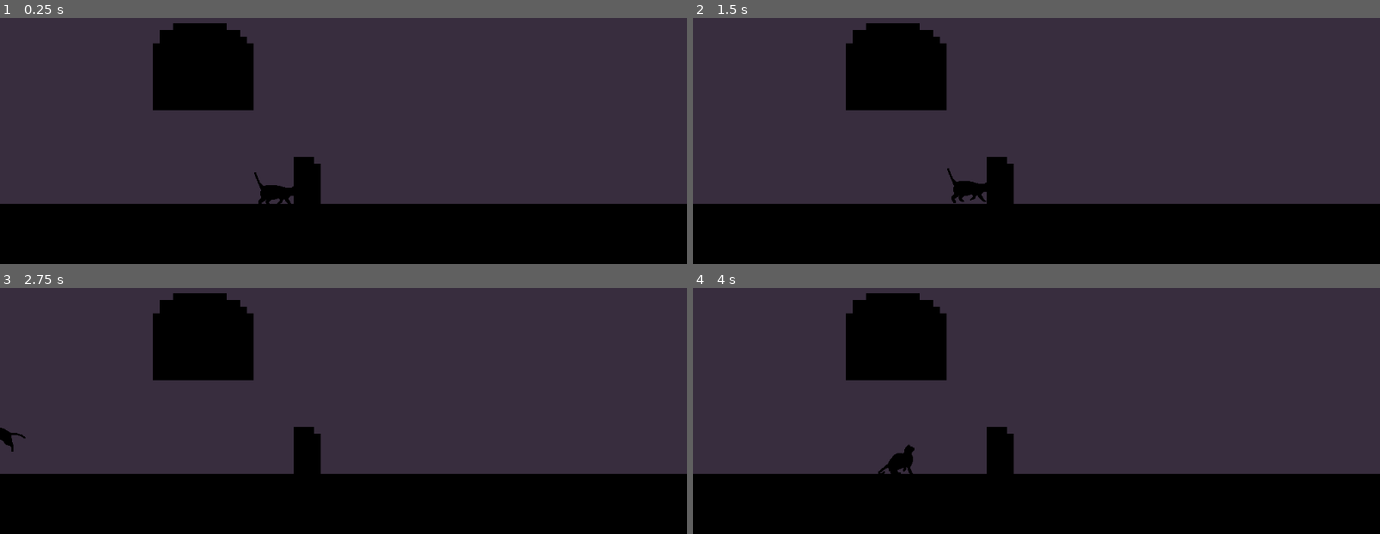
Above: before the commit, frames 1-4 (two rows, left to right).
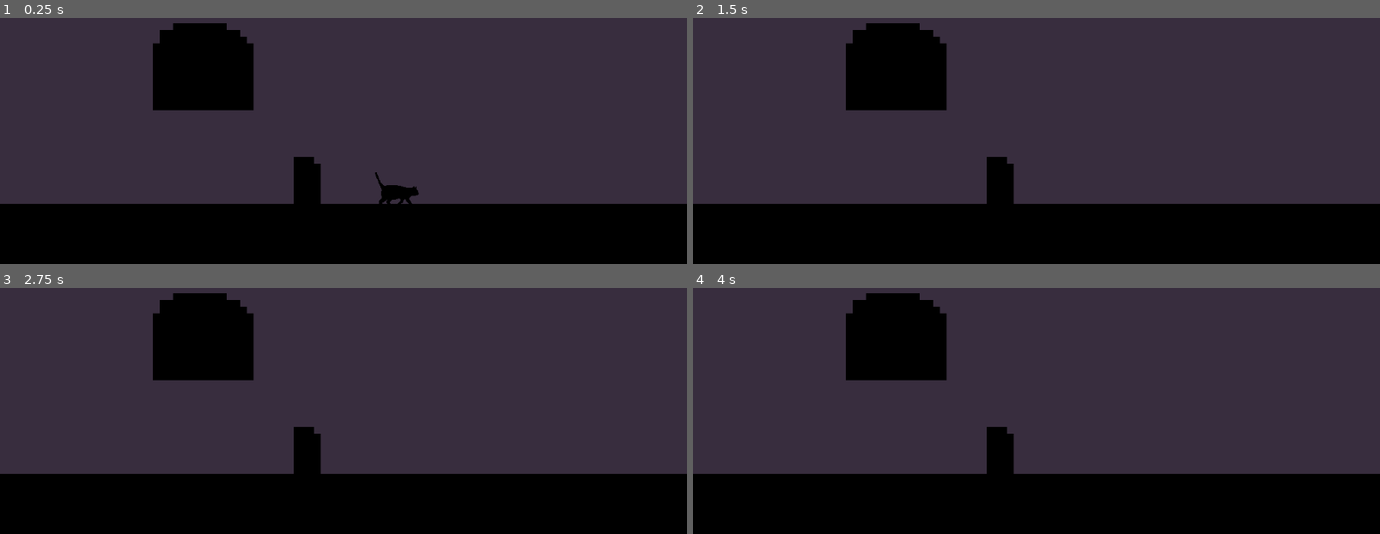
Above: after the commit, the same moments.

Repository: tVeratti/familiar
Game: Godot game, scene res://Test.tscn
Same seed, same stepped clock (60 frames per second), same inputs: the game is played once before the commit and once after it.
Inputs:
- Up to frame 1 (0.25 s): no input
- Up to frame 2 (1.5 s): tap Enter at 0.5 s; hold Shift (sprint) 0.53-1.28 s; hold D (right) from 0.53 s (still down); tap Space (jump) at 0.77, 0.8, 1.07, 1.35 s
- Up to frame 3 (2.75 s): tap Space (jump) at 1.52, 1.82, 2.3 s; tap Shift (sprint) at 1.55 s; release D (right) at 2.03 s; hold A (left) from 2.03 s (still down); hold Shift (sprint) from 2.03 s (still down)
- Up to frame 4 (4 s): release A (left) at 2.78 s; release Shift (sprint) at 2.78 s; hold D (right) from 2.78 s (still down); tap Shift (sprint) at 2.85 s; tap Space (jump) at 3.02, 3.32 s; hold Space (jump) from 3.53 s (still down)

The runs differ from the first frame. In frame 1, 0.7% of the frame differs, in the area x 37-61%, y 62-76%; in frame 2, 0.3%; in frame 3, 0.1%; in frame 4, 0.3%.

Commit message:
adjust jump velocity charging

Diff:
--- a/Character/Familiar.gd
+++ b/Character/Familiar.gd
@@ -1,41 +1,41 @@
 extends KinematicBody2D
 
-const AIR_BRAKE_ACCELERATION = 10
 const ACCELERATION = 200
 const ACCELERATION_AIR = 1
 const GRAVITY = 2000
 
 const FRICTION = 0.2
-const AIR_FRICTION_NORMAL = 0.01
-const AIR_FRICTION_BRAKE = 0.05
+const FRICTION_AIR = 0.1
 
 const SPEED_NORMAL = 400
 const SPEED_SPRINT = 600
-const SPEED_CLIMB = 200
 
-const MAX_JUMP_FORCE = 900
-const JUMP_CHARGE_RATE = 20
-const JUMP_CHARGE_DEADZONE = 200
+const MAX_JUMP_FORCE = 1000
+const JUMP_CHARGE_RATE = 30
+const JUMP_CHARGE_DEADZONE = JUMP_CHARGE_RATE * 5
+const JUMP_VELOCITY_ACCELERATION = 0.2
 
-enum STATES { WAIT, WALK, SPRINT, JUMP, CLIMB }
+const JUMP_VELOCITY_MAXIMUM = 10
+const JUMP_VELOCITY_MINIMUM = 3
+
+enum STATES { WAIT, CROUCH, WALK, SPRINT, JUMP, CLIMB }
 var state = STATES.WAIT
 
 var _velocity = Vector2.ZERO
-var _gravity_direction = Vector2.DOWN
+var _jump_force = 0
+var _jump_velocity = Vector2.ZERO
 var _jump_direction = 0
-var _jump_force = 0
-var _initial_jump_force = 0
-var _is_climbing = false
 
 onready var _sprite:AnimatedSprite = $Sprite
+onready var _jump_preview:Line2D = $Line2D
 
 # Called when the node enters the scene tree for the first time.
 func _ready():
     pass # Replace with function body.
 
 func _physics_process(delta):
-    var is_on_floor = is_on_floor()
-    var is_on_wall = is_on_wall()
+    var on_floor = is_on_floor()
+    var on_wall = is_on_wall()
 
     var is_moving_right = Input.is_action_pressed("right")
     var is_moving_left = Input.is_action_pressed("left")
@@ -44,70 +44,128 @@
     var is_charging_jump = Input.is_action_pressed("jump")
     var is_jumping = Input.is_action_just_released("jump")
 
-    if is_on_floor or is_on_wall:
-        _is_climbing = false
-        if is_charging_jump:
-            _jump_force = min(_jump_force + JUMP_CHARGE_RATE, MAX_JUMP_FORCE)
-            if _jump_force > JUMP_CHARGE_DEADZONE:
-                _velocity.x = lerp(_velocity.x, 0, FRICTION)
-                if abs(_velocity.x) < 200: _sprite.play("charge_jump")
+    var direction = 1 if is_moving_right else -1 if is_moving_left else 0
 
-            if is_moving_right: _sprite.flip_h = false
-            elif is_moving_left: _sprite.flip_h = true
-        else:
-            if not is_jumping:
-                _sprite.play("default")
-                _initial_jump_force = 0
-            if is_moving_right:
-                _velocity.x += ACCELERATION
-                _sprite.flip_h = false
-            elif is_moving_left:
-                _velocity.x -= ACCELERATION
-                _sprite.flip_h = true
-            else:
-                _velocity.x = lerp(_velocity.x, 0, FRICTION)
+    if on_floor:
+        if is_jumping: jump(direction)
+        elif is_charging_jump: charge_jump(direction)
+        else: move(direction, is_sprinting)
 
-        # Begin jumping if grounded
-        if is_jumping:
-            _jump_direction = 1 if is_moving_right else -1 if is_moving_left else 0
-            _velocity.y = -(_jump_force + abs(_velocity.x / 2))
-            _velocity.x += ACCELERATION * _jump_direction
-            _initial_jump_force = _jump_force
-            _jump_force = 0
+        # Flip sprite based on movement direction
+        if is_moving_right: _sprite.flip_h = false
+        elif is_moving_left: _sprite.flip_h = true
+
     else:
-        # Jumping in open space
-        _is_climbing = false
-        if _initial_jump_force > 500: _sprite.play("jump_high")
-        else: _sprite.play("jump_far")
-
         if is_moving_right:
             _velocity.x += ACCELERATION_AIR
         elif is_moving_left:
             _velocity.x -= ACCELERATION_AIR
         else:
-            _velocity.x = lerp(_velocity.x, 0, 0.05)
+            _velocity.x = lerp(_velocity.x, 0, FRICTION_AIR)
 
     # Move the kinematic body
-#    if not is_on_wall or _velocity.y >= -1:
-#        _gravity_direction = Vector2.DOWN
-#    else:
-#        var collision = move_and_collide(_velocity, true, true, true)
-#        if collision != null:
-#            _gravity_direction = -collision.normal
-#
-#        if is_moving_right: _velocity.y -= ACCELERATION * _gravity_direction.x
-#        if is_moving_left: _velocity.y += ACCELERATION * _gravity_direction.x
-#        else: _velocity.y = lerp(_velocity.y, 0, FRICTION * 2)
-#
-#        _velocity.y = min(_velocity.y, SPEED_CLIMB)
-#        _velocity.y = max(_velocity.y, -SPEED_CLIMB)
-#
-#        _sprite.play("grip")
+    # if not on_wall or _velocity.y >= -1:
+    #     _gravity_direction = Vector2.DOWN
+    # else:
+    #     var collision = move_and_collide(_velocity, true, true, true)
+    #     if collision != null:
+    #         _gravity_direction = -collision.normal
+
+    #     if is_moving_right: _velocity.y -= ACCELERATION * _gravity_direction.x
+    #     if is_moving_left: _velocity.y += ACCELERATION * _gravity_direction.x
+    #     else: _velocity.y = lerp(_velocity.y, 0, FRICTION * 2)
+
+    #     _velocity.y = min(_velocity.y, SPEED_CLIMB)
+    #     _velocity.y = max(_velocity.y, -SPEED_CLIMB)
+
+    #     _sprite.play("grip")
+
+    _velocity.y += GRAVITY * delta
+    _velocity = move_and_slide(_velocity, Vector2.UP)
+
+
+func charge_jump(direction):
+    # Update jump force (cumulative)
+    # The jump forve will be applied to the jump velocity.
+    _jump_force = min(_jump_force + JUMP_CHARGE_RATE, MAX_JUMP_FORCE)
+
+    if _jump_force > JUMP_CHARGE_DEADZONE:
+        if direction != 0:
+            _jump_direction = direction
+            # Increase horizontal velocity
+            _jump_velocity.x = min(
+                _jump_velocity.x + 0.2,
+                JUMP_VELOCITY_MAXIMUM)
+        else:
+            # Reduce horizontal velocity
+            _jump_velocity.x = max(
+                _jump_velocity.x - 0.2,
+                JUMP_VELOCITY_MINIMUM)
+
+        if _jump_velocity.x <= JUMP_VELOCITY_MINIMUM:
+            _jump_direction = 0
+
+        # Slowly build y velocity, always
+        _jump_velocity.y = min(
+            _jump_velocity.y + 0.1,
+            JUMP_VELOCITY_MAXIMUM)
+
+        # Slow down and crouch...
+        _velocity.x = lerp(_velocity.x, 0, FRICTION)
+        if abs(_velocity.x) < 200: set_state(STATES.CROUCH)
+
+    _jump_preview.points = [
+        Vector2.ZERO,
+        (Vector2(
+            _jump_velocity.x * _jump_direction,
+            _jump_velocity.y * -1).normalized() * _jump_force) /10]
+
+
+func jump(direction):
+    set_state(STATES.JUMP)
+
+    # Apply direction to jump velocity
+    _jump_velocity.x *= _jump_direction
+
+    _jump_velocity = _jump_velocity.normalized()
+    _jump_velocity *= _jump_force
+
+    _velocity = Vector2(
+        _velocity.x + _jump_velocity.x,
+        -abs(_jump_velocity.y))
+
+    # Reset jump forces
+    _jump_force = 0
+    _jump_velocity = Vector2.ZERO
+
+
+func move(direction, is_sprinting):
+    set_state(STATES.SPRINT if is_sprinting else STATES.WALK)
+
+    if direction != 0:
+        _velocity.x += direction * ACCELERATION
+    else:
+        _velocity.x = lerp(_velocity.x, 0, FRICTION)
 
     # Clamp _velocity values
     var max_speed = SPEED_SPRINT if is_sprinting else SPEED_NORMAL
     _velocity.x = min(_velocity.x, max_speed)
     _velocity.x = max(_velocity.x, -max_speed)
 
-    _velocity.y += GRAVITY * delta
-    _velocity = move_and_slide(_velocity, Vector2.UP)
+
+func set_state(new_state):
+    #var prev_state = state
+    state = new_state
+    match(new_state):
+        STATES.WAIT:
+            _sprite.play('walk')
+        STATES.CROUCH:
+            _sprite.play('crouch')
+        STATES.WALK:
+            _sprite.play('walk')
+        STATES.SPRINT:
+            _sprite.play('sprint')
+        STATES.JUMP:
+            _sprite.play('jump')
+        STATES.CLIMB:
+            _sprite.play('climb')
--- a/Character/Familiar.tscn
+++ b/Character/Familiar.tscn
@@ -1,37 +1,31 @@
-[gd_scene load_steps=9 format=2]
+[gd_scene load_steps=8 format=2]
 
 [ext_resource path="res://Character/Familiar.gd" type="Script" id=1]
-[ext_resource path="res://Character/default.png" type="Texture" id=2]
-[ext_resource path="res://Character/charge.png" type="Texture" id=3]
-[ext_resource path="res://Character/jump_far.png" type="Texture" id=4]
-[ext_resource path="res://Character/jump_high.png" type="Texture" id=5]
-[ext_resource path="res://Character/grip.png" type="Texture" id=6]
+[ext_resource path="res://Character/frames/default.png" type="Texture" id=2]
+[ext_resource path="res://Character/frames/charge.png" type="Texture" id=3]
+[ext_resource path="res://Character/frames/jump_high.png" type="Texture" id=4]
+[ext_resource path="res://Character/frames/grip.png" type="Texture" id=5]
 
 [sub_resource type="SpriteFrames" id=1]
 animations = [ {
 "frames": [ ExtResource( 2 ) ],
 "loop": true,
-"name": "default",
+"name": "walk",
 "speed": 5.0
 }, {
 "frames": [ ExtResource( 3 ) ],
 "loop": true,
-"name": "charge_jump",
+"name": "crouch",
 "speed": 5.0
 }, {
 "frames": [ ExtResource( 4 ) ],
 "loop": true,
-"name": "jump_far",
+"name": "jump",
 "speed": 5.0
 }, {
 "frames": [ ExtResource( 5 ) ],
 "loop": true,
-"name": "jump_high",
-"speed": 5.0
-}, {
-"frames": [ ExtResource( 6 ) ],
-"loop": true,
-"name": "grip",
+"name": "climb",
 "speed": 5.0
 } ]
 
@@ -43,8 +37,11 @@
 
 [node name="Sprite" type="AnimatedSprite" parent="."]
 frames = SubResource( 1 )
-animation = "grip"
+animation = "jump"
 
 [node name="CollisionShape2D" type="CollisionShape2D" parent="."]
 position = Vector2( 0.951309, 6.89697 )
 shape = SubResource( 2 )
+
+[node name="Line2D" type="Line2D" parent="."]
+texture_mode = -242219070
--- a/Test.tscn
+++ b/Test.tscn
@@ -6,7 +6,7 @@
 [node name="Test" type="Node2D"]
 
 [node name="Familiar" parent="." instance=ExtResource( 1 )]
-position = Vector2( 433.469, 446.197 )
+position = Vector2( 591.469, 452.197 )
 
 [node name="Node2D" parent="." instance=ExtResource( 2 )]
 position = Vector2( 508.25, 510.15 )
Renamed: Character/charge.png -> Character/frames/charge.png
Not shown, changed: Character/frames/charge.png.import
Renamed: Character/default.png -> Character/frames/default.png
Not shown, changed: Character/frames/default.png.import
Renamed: Character/grip.png -> Character/frames/grip.png
Not shown, changed: Character/frames/grip.png.import
Renamed: Character/jump_far.png -> Character/frames/jump_far.png
Not shown, changed: Character/frames/jump_far.png.import
Renamed: Character/jump_high.png -> Character/frames/jump_high.png
Not shown, changed: Character/frames/jump_high.png.import
